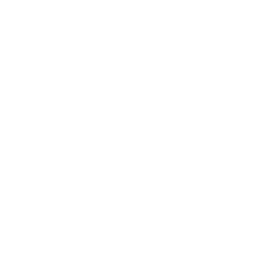
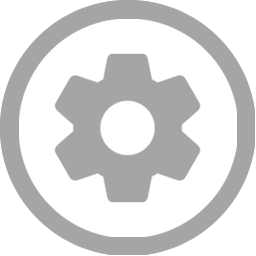
Revision of a layered w=256, h=256 image; what changed, layer by layer:
painted on "레이어 2" over (1, 1, 255, 255)
added layer "레이어 4" above "배경" over (0, 0, 255, 255)
